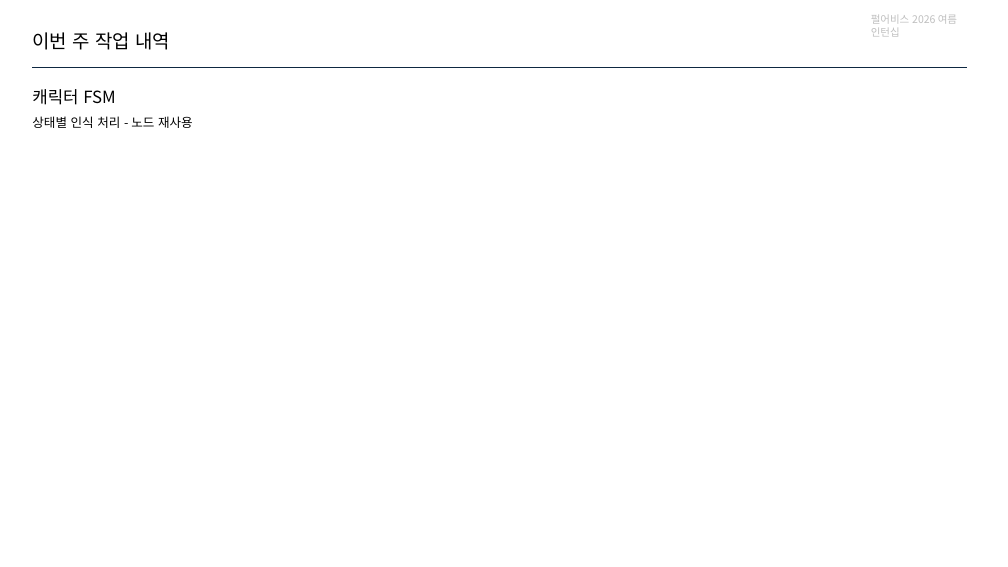
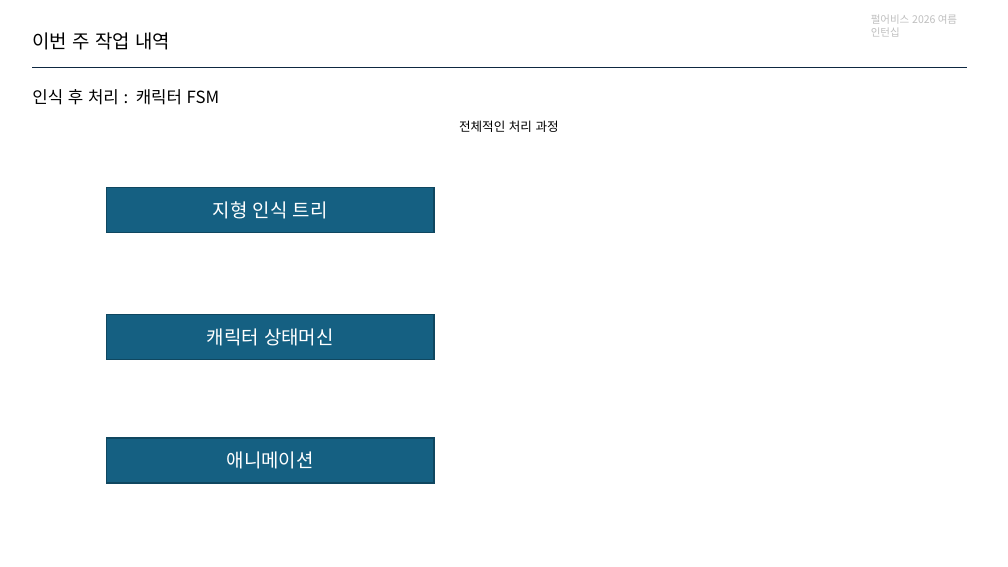
Before and after one commit to jhk0701/PA26-Character-Animation-Parkour, a slide deck: slide 5 of PPT/week4.pptx (slide 4 before the commit). Drawn at 1008x567 pixels with LibreOffice and Linux fonts; fonts in the diff are those of the drawing. Boxes give left, top, right and bottom in pixels: in the first picture for what was removed or moved away, otherwise in the second. Text is boxed around its words. In the diff, an @@ line names an element or a change of style, - is before the commit and + after.

```diff
--- a/PPT/week4.pptx
+++ b/PPT/week4.pptx
@@ text at [32,89,219,105]: text changed @@
-캐릭터 FSM
+인식 후 처리 : 캐릭터 FSM
@@ text removed at [32,116,193,128] @@
-상태별 인식 처리 - 노드 재사용
@@ text added at [459,120,559,132], 12 pt, text #000000 @@
+전체적인 처리 과정
@@ rectangle added at [107,188,434,233], fill #156082, outline #104760 1.5 pt, 18 pt, text #FFFFFF @@
+지형 인식 트리
@@ rectangle added at [107,315,434,360], fill #156082, outline #104760 1.5 pt, 18 pt, text #FFFFFF @@
+캐릭터 상태머신
@@ rectangle added at [107,438,434,483], fill #156082, outline #104760 1.5 pt, 18 pt, text #FFFFFF @@
+애니메이션
```
Also in this commit, not shown: 4 other slides changed, 3 slides added.
